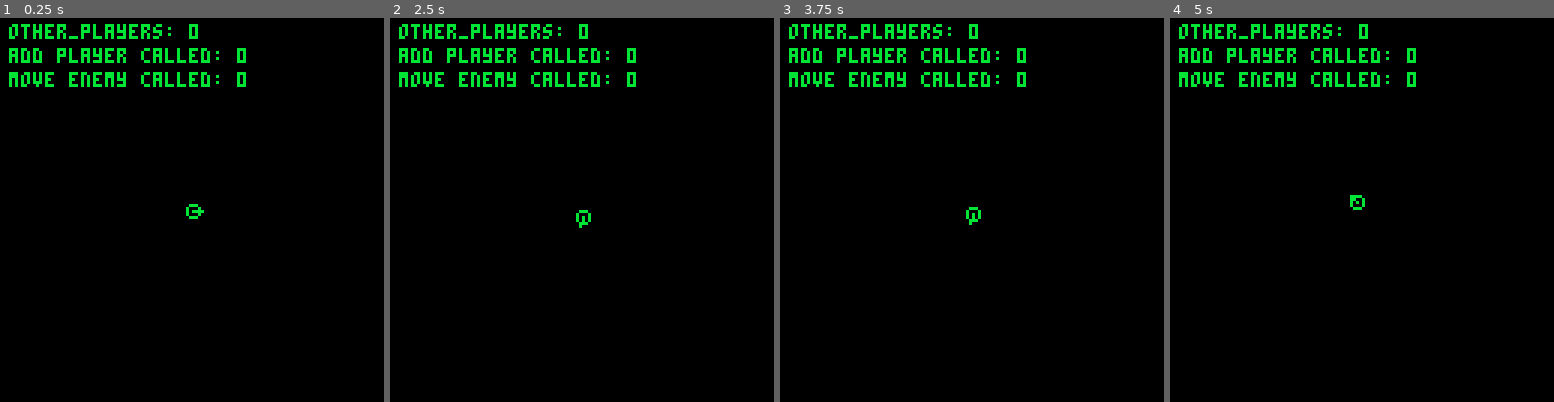
Above: before the commit, frames 1-4 (left to right).
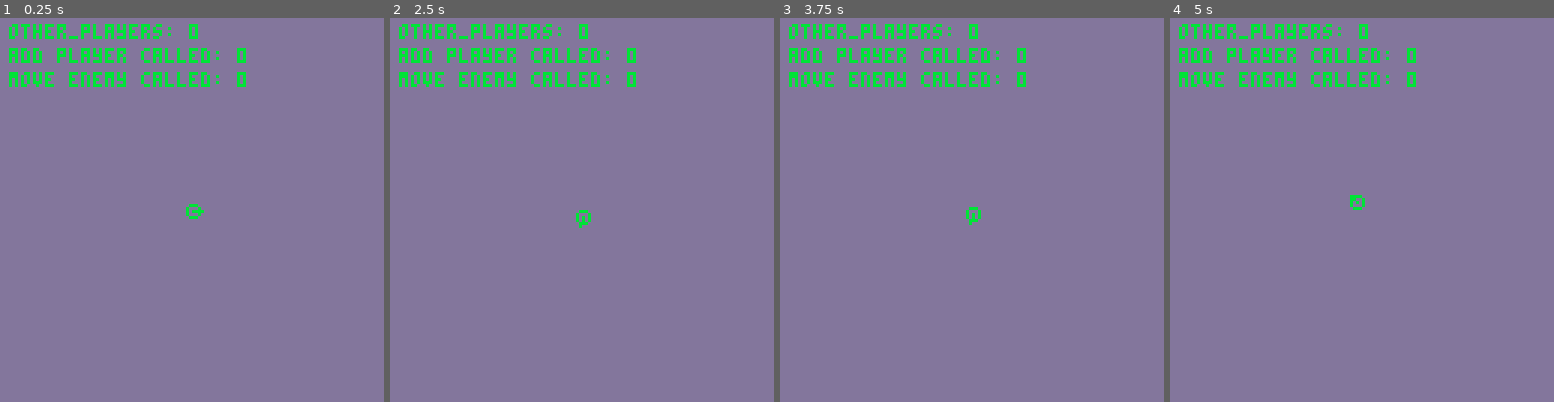
Above: after the commit, the same moments.

Repository: phearbot/pico8-raycasting
Game: PICO-8 cartridge dom.p8
Two runs of this game, one before a commit and one after it. Both use one fixed random seed, a clock stepped at 60 frames per second and the inputs below.
Inputs:
- Up to frame 1 (0.25 s): no input
- Up to frame 2 (2.5 s): hold Right 1.6-2.1 s; hold Up 2.15-2.42 s; hold Right from 2.47 s (still down)
- Up to frame 3 (3.75 s): release Right at 3.03 s; hold Left 3.08-3.58 s; hold Down from 3.63 s (still down)
- Up to frame 4 (5 s): release Down at 3.97 s; hold Right 4.02-4.68 s; hold Up from 4.73 s (still down)

The runs differ from the first frame. In frame 1, 97% of the frame differs, in the area x 0-100%, y 0-100%; in frame 2, 97%; in frame 3, 97%; in frame 4, 97%.

Commit message:
Deploy pipeline working

Diff:
--- a/dom.p8
+++ b/dom.p8
@@ -16,7 +16,7 @@
 
 
 function _draw()
- cls()
+ cls(13)
 
  -- draw_raycast_3d()
 	-- draw_map()
Not shown, changed: 129 lines of the sprite sheet (__gfx__) section of dom.p8
Not shown, changed: the thumbnail (__label__) section of dom.p8
Not shown, changed: deploy.sh
